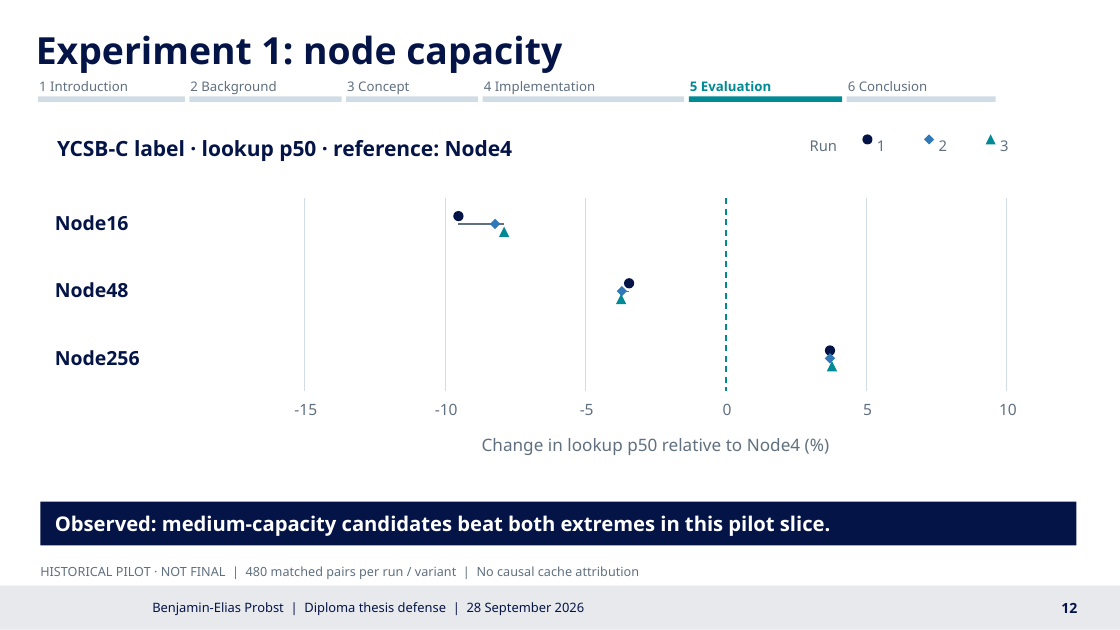
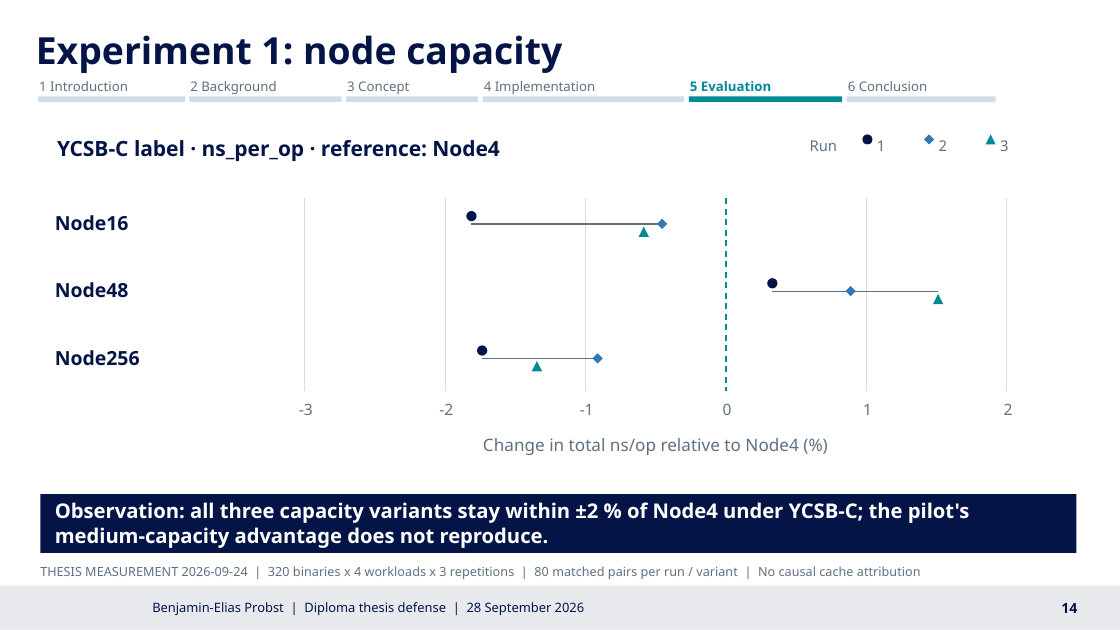
Before and after one commit to BenniProbst/probst-Diplomarbeit-cache-engine, a slide deck: slide 14 of docs/presentation/20260919 Cache_Engine_Defense_EN-cache-awareness_Composition.pptx (slide 12 before the commit). Drawn at 1120x630 pixels with LibreOffice and Linux fonts; fonts in the diff are those of the drawing; background and template pictures are left out. Boxes give left, top, right and bottom in pixels: in the first picture for what was removed or moved away, otherwise in the second. Text is boxed around its words. In the diff, an @@ line names an element or a change of style, - is before the commit and + after.

```diff
--- a/docs/presentation/20260919 Cache_Engine_Defense_EN-cache-awareness_Composition.pptx
+++ b/docs/presentation/20260919 Cache_Engine_Defense_EN-cache-awareness_Composition.pptx
@@ text at [57, 140, 499, 161]: text changed @@
-YCSB-C label · lookup p50 · reference: Node4
+YCSB-C label · ns_per_op · reference: Node4
@@ ellipse: place and size @@
-ellipse at [454, 211, 464, 221]
+ellipse at [466, 211, 476, 221]
@@ line moved from (458, 224) - (504, 224) to (472, 224) - (662, 224) @@
@@ triangle: place and size @@
-triangle at [500, 226, 510, 236]
+triangle at [638, 226, 648, 236]
@@ diamond: place and size @@
-diamond at [489, 218, 500, 228]
+diamond at [657, 218, 668, 228]
@@ ellipse: place and size @@
-ellipse at [624, 278, 634, 288]
+ellipse at [767, 278, 777, 288]
@@ line moved from (622, 291) - (629, 291) to (773, 291) - (939, 291) @@
@@ diamond: place and size @@
-diamond at [617, 286, 627, 296]
+diamond at [846, 286, 856, 296]
@@ triangle: place and size @@
-triangle at [616, 293, 626, 304]
+triangle at [933, 293, 943, 304]
@@ ellipse: place and size @@
-ellipse at [824, 345, 834, 355]
+ellipse at [477, 345, 487, 355]
@@ line moved from (830, 358) - (832, 358) to (483, 358) - (598, 358) @@
@@ diamond: place and size @@
-diamond at [824, 353, 834, 363]
+diamond at [592, 353, 603, 363]
@@ triangle: place and size @@
-triangle at [827, 361, 837, 371]
+triangle at [532, 361, 542, 371]
@@ text at [299, 404, 313, 415]: text changed @@
--15
+-3
@@ text at [439, 404, 453, 415]: text changed @@
--10
+-2
@@ text at [580, 404, 594, 415]: text changed @@
--5
+-1
@@ text at [863, 404, 872, 415]: text changed @@
-5
+1
@@ text at [1004, 404, 1013, 415]: text changed @@
-10
+2
@@ text at [483, 438, 798, 455]: text changed @@
-Change in lookup p50 relative to Node4 (%)
+Change in total ns/op relative to Node4 (%)
@@ rectangle: place and size @@
-rectangle at [40, 502, 1076, 545]
+rectangle at [40, 494, 1076, 552]
@@ text at [55, 502, 970, 548]: text changed @@
-Observed: medium-capacity candidates beat both extremes in this pilot slice.
+Observation: all three capacity variants stay within ±2 % of Node4 under YCSB-C; the pilot's medium-capacity advantage does not reproduce.
@@ text at [40, 566, 921, 579]: text changed @@
-HISTORICAL PILOT · NOT FINAL | 480 matched pairs per run / variant | No causal cache attribution
+THESIS MEASUREMENT 2026-09-24 | 320 binaries x 4 workloads x 3 repetitions | 80 matched pairs per run / variant | No causal cache attribution
@@ text at [1061, 603, 1077, 613]: text changed @@
-12
+14
```
Also in this commit, not shown: 15 other slides changed, 3 slides added, 3 other files.
